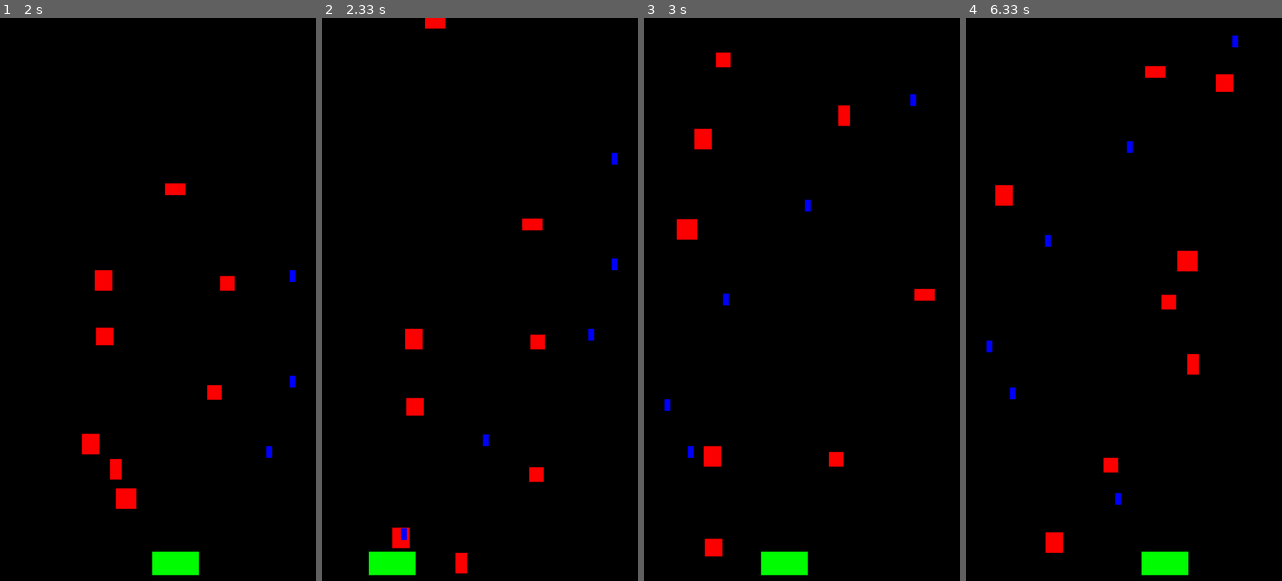
Above: before the commit, frames 1-4 (left to right).
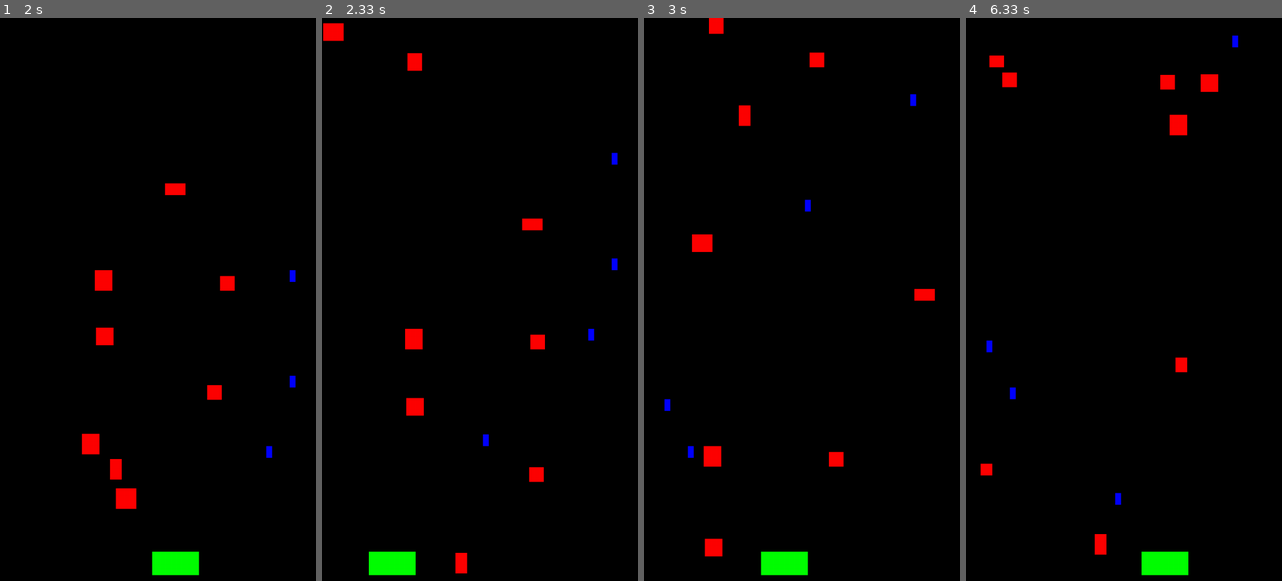
Above: after the commit, the same moments.

Repository: hakmad/games
Game: pygame game, started from shoot-em-up/main.py
Same seed, same stepped clock (60 frames per second), same inputs: the game is played once before the commit and once after it.
Inputs (mouse positions are in pixels of both pictures, inside the frame that each line leads up to):
- Up to frame 1 (2 s): click "Start" at 0.38 s; hold Right 0.67-1.13 s; move the mouse to (145, 322) at 0.7 s; hold Right 1.17-1.63 s; tap Space at 1.23, 1.53, 1.73 s; hold Left from 1.67 s (still down)
- Up to frame 2 (2.33 s): tap Space at 2.03, 2.3 s; release Left at 2.2 s; hold Left from 2.23 s (still down)
- Up to frame 3 (3 s): tap Space at 2.6, 2.73 s; release Left at 2.63 s; hold Right from 2.67 s (still down)
- Up to frame 4 (6.33 s): tap Space at 3.03, 3.4, 3.7, 3.9, 4.2, 4.4, 4.7, 4.9, 5.2, 5.47, 5.77, 5.9, 6.2 s; release Right at 3.3 s; hold Left 3.33-3.8 s; hold Right 3.83-4.3 s; hold Right 4.33-4.8 s; hold Left 4.83-5.37 s; hold Left 5.4-5.8 s; hold Right from 5.83 s (still down)

Frame 1 is identical in both runs. In frame 2, 0.7% of the frame differs, in the area x 0-40%, y 0-95%; in frame 3, 1.4%; in frame 4, 2.5%, in the area x 4-85%, y 6-96%.

Commit message:
Added more functionality to the update method for the Game state class in main.py for Shoot 'Em Up game

Diff:
--- a/shoot-em-up/main.py
+++ b/shoot-em-up/main.py
@@ -155,7 +155,34 @@
 
     def update(self):
         """Update the game state."""
+        # Update the sprites positions.
         self.sprites.update()
+
+        # Check to see if a bullet hit a hostile.
+        collisions = pygame.sprite.groupcollide(self.bullets, self.hostiles, True, True)
+        for collision in collisions:
+            # Increase player score.
+            self.player.score += collision.width
+
+            # Create new hostile.
+            hostile = Hostile()
+            self.sprites.add(hostile)
+            self.hostiles.add(hostile)
+
+        # Check to see if a hostile hit the player.
+        collisions = pygame.sprite.spritecollide(self.player, self.hostiles, True)
+        for collision in collisions:
+            # Decrease player health.
+            self.player.health -= collision.width
+
+            # Create new hostile.
+            hostile = Hostile()
+            self.sprites.add(hostile)
+            self.hostiles.add(hostile)
+
+        # Check if player is still alive.
+        if self.player.health < 0:
+            self.running = False
 
     def draw(self, screen):
         """Draw the game state to the screen.
